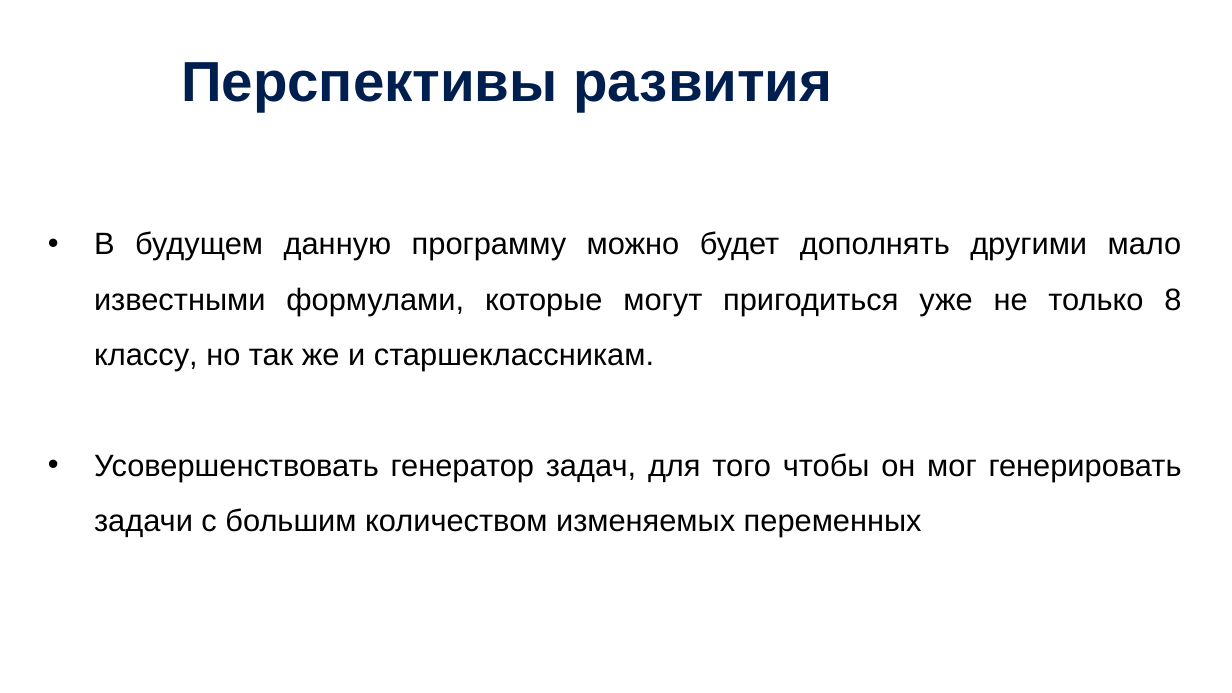
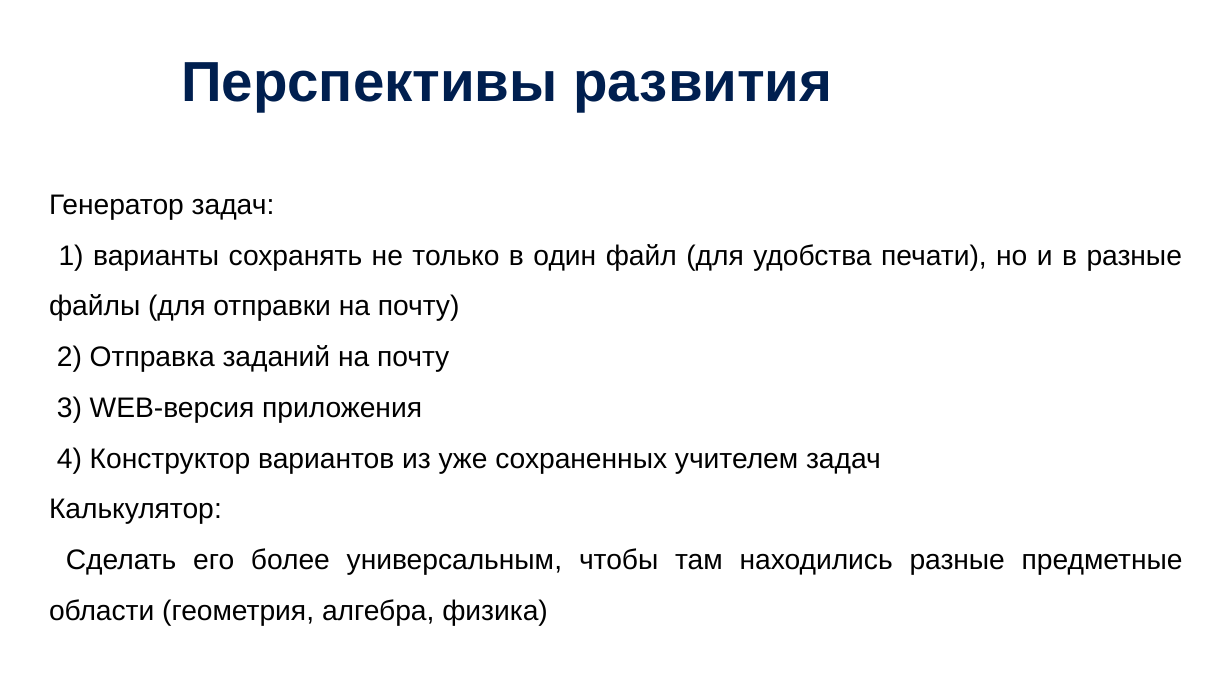
Before and after one commit to kuushma/calculat, a slide deck: slide 9 of documentation/Кушнарева презентация_калькулятор.pptx. Drawn at 1232x693 pixels with LibreOffice and Linux fonts; fonts in the diff are those of the drawing; background and template pictures are left out. Boxes give left, top, right and bottom in pixels: in the first picture for what was removed or moved away, otherwise in the second. Text is boxed around its words. In the diff, an @@ line names an element or a change of style, - is before the commit and + after.

```diff
--- a/documentation/Кушнарева презентация_калькулятор.pptx
+++ b/documentation/Кушнарева презентация_калькулятор.pptx
@@ text at (49,194,1183,626): text changed; size 24 to 22 pt @@
-• В будущем данную программу можно будет дополнять другими мало известными формулами, которые могут пригодиться уже не только 8 классу, но так же и старшеклассникам.
-• Усовершенствовать генератор задач, для того чтобы он мог генерировать задачи с большим количеством изменяемых переменных
+Генератор задач:
+1) варианты сохранять не только в один файл (для удобства печати), но и в разные файлы (для отправки на почту)
+2) Отправка заданий на почту
+3) WEB-версия приложения
+4) Конструктор вариантов из уже сохраненных учителем задач
+Калькулятор:
+Сделать его более универсальным, чтобы там находились разные предметные области (геометрия, алгебра, физика)
```
Also in this commit, not shown: 8 other slides changed, 4 other files.
